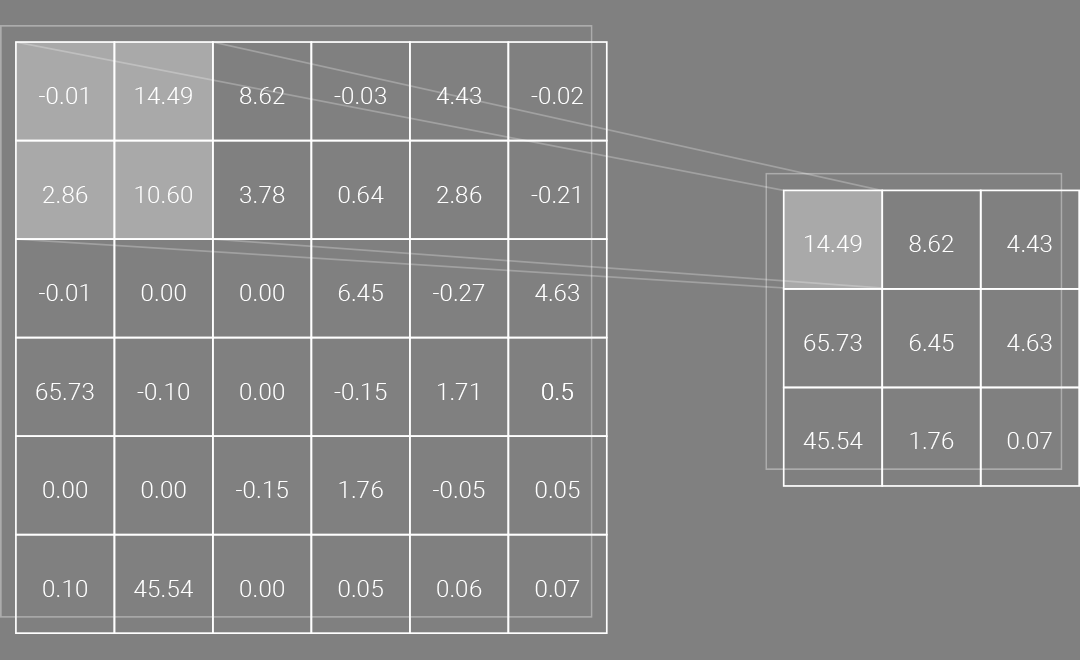
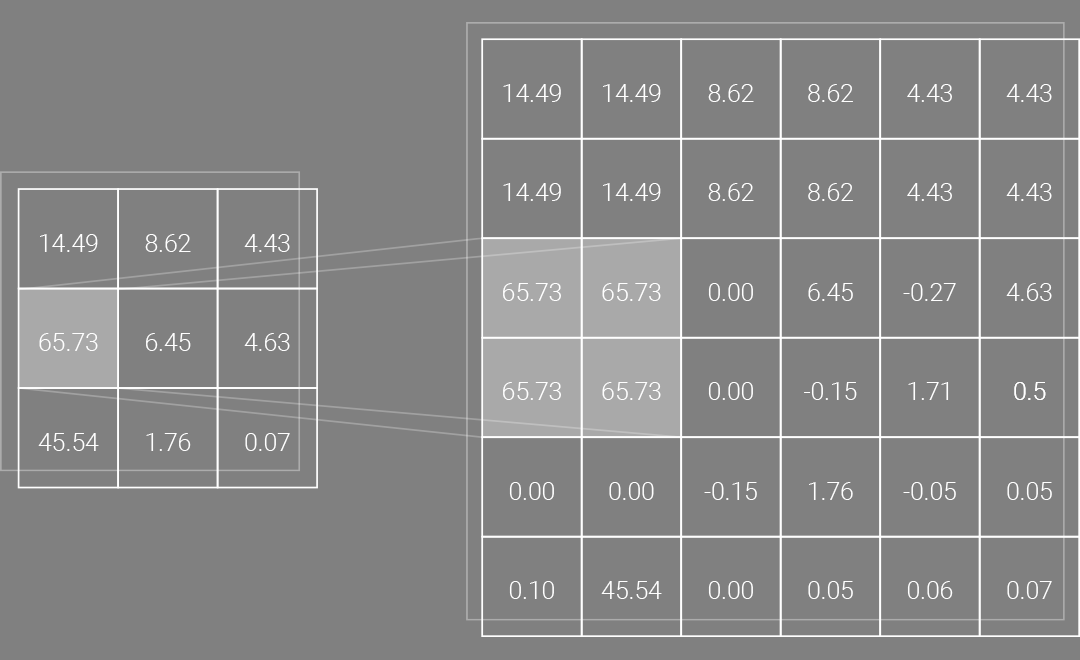
The second 1080×660 image is a revision of the first. Changes to its layers:
removed layer "MP1" over left=0, top=25, right=1080, bottom=634
added layer "Vector Smart Object" (6th of 9) above "Vector Smart Object" over left=0, top=22, right=1080, bottom=637
